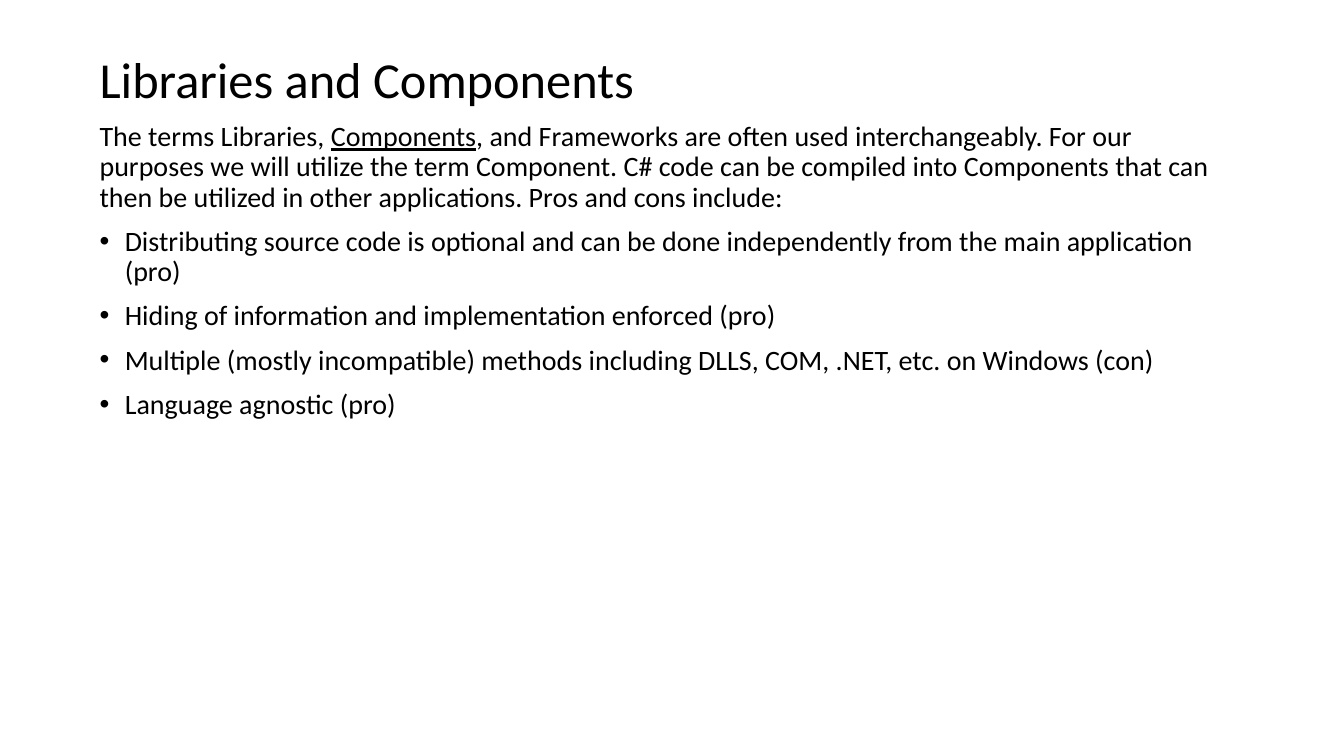
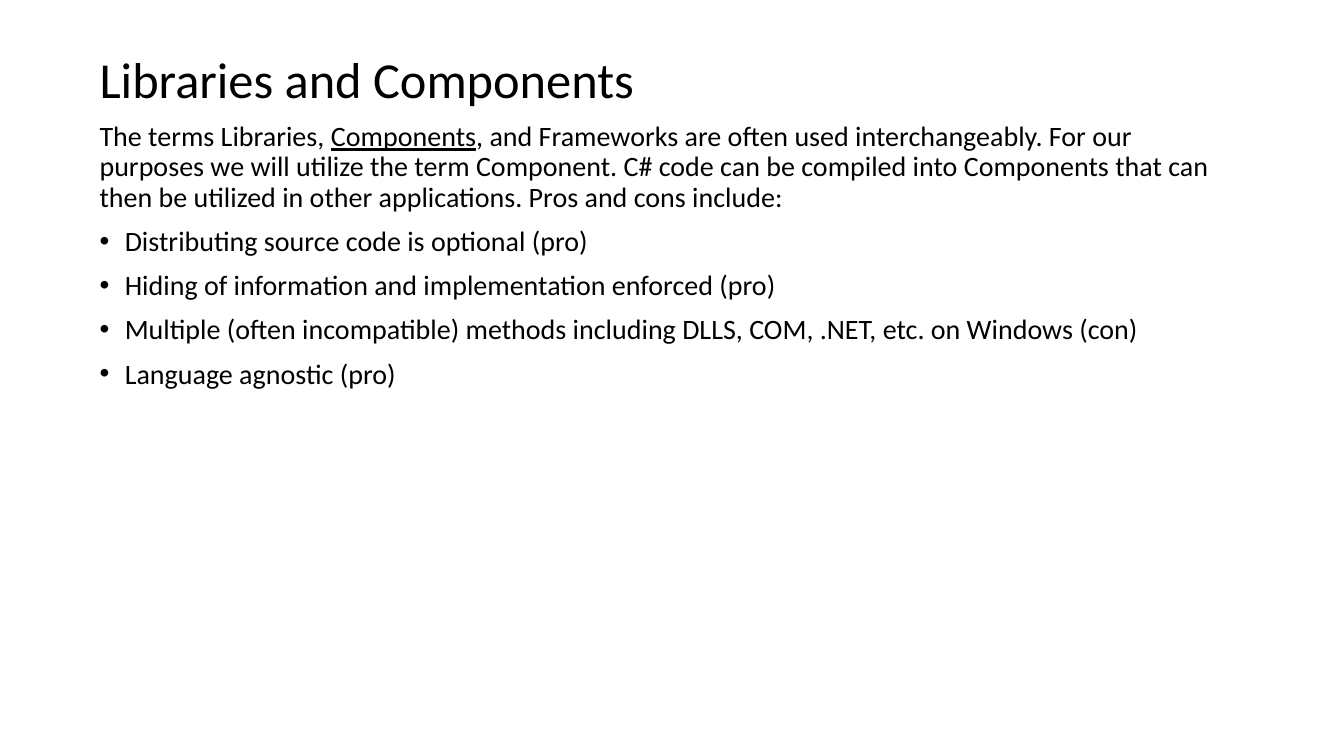
Before and after one commit to EricJPogue/www-epogue-info, a slide deck: slide 27 of CPSC-24500/Week07/2017SpringW07Slides.pptx. Drawn at 1344x756 pixels with LibreOffice and Linux fonts; fonts in the diff are those of the drawing. Boxes give left, top, right and bottom in pixels: in the first picture for what was removed or moved away, otherwise in the second. Text is boxed around its words. In the diff, an @@ line names an element or a change of style, - is before the commit and + after.

```diff
--- a/CPSC-24500/Week07/2017SpringW07Slides.pptx
+++ b/CPSC-24500/Week07/2017SpringW07Slides.pptx
@@ text at bbox=[125, 230, 588, 256]: text changed @@
-• Distributing source code is optional and can be done independently from the main application (pro)
+• Distributing source code is optional (pro)
@@ text at bbox=[125, 318, 1137, 344]: text changed @@
-• Multiple (mostly incompatible) methods including DLLS, COM, .NET, etc. on Windows (con)
+• Multiple (often incompatible) methods including DLLS, COM, .NET, etc. on Windows (con)
```
Also in this commit, not shown: 4 other slides changed, 2 slides added, 3 other files.
